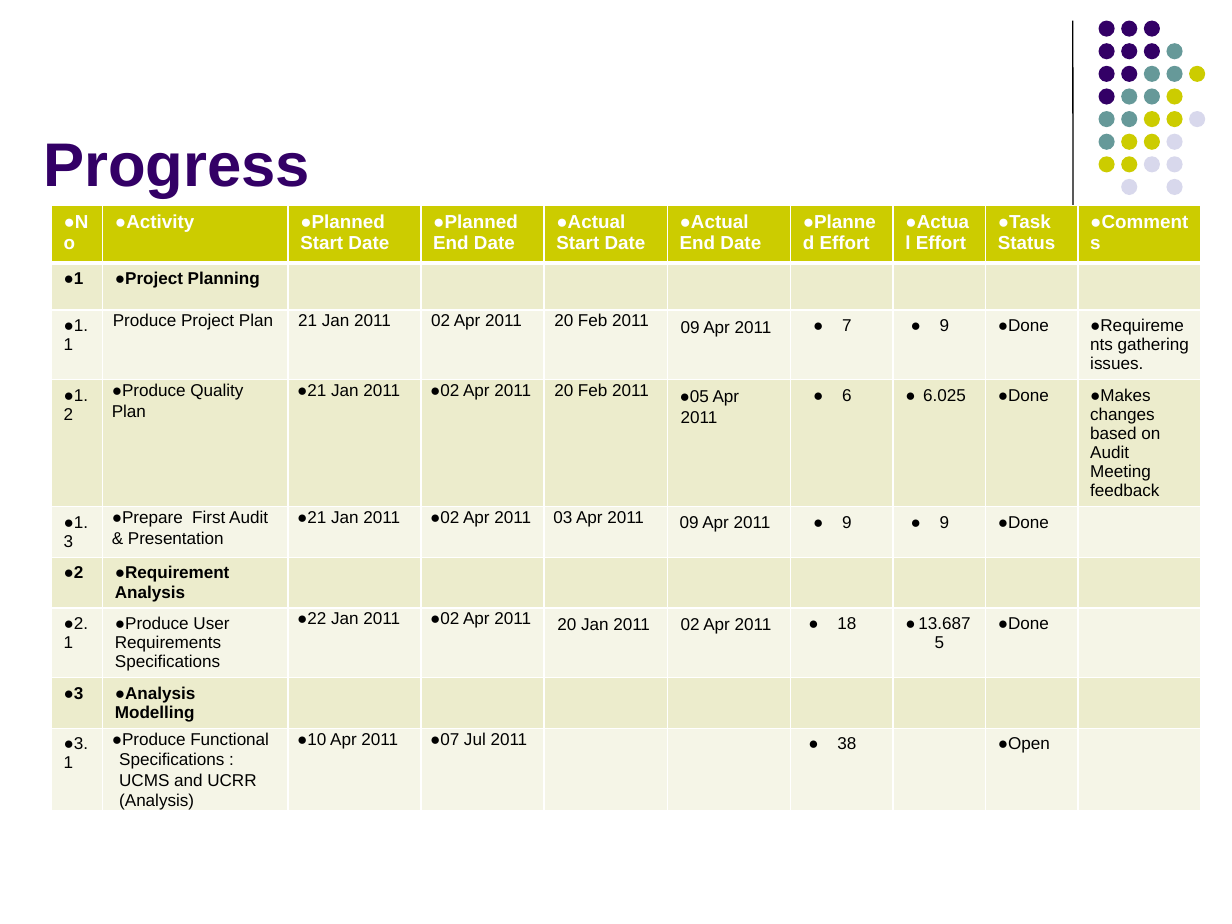
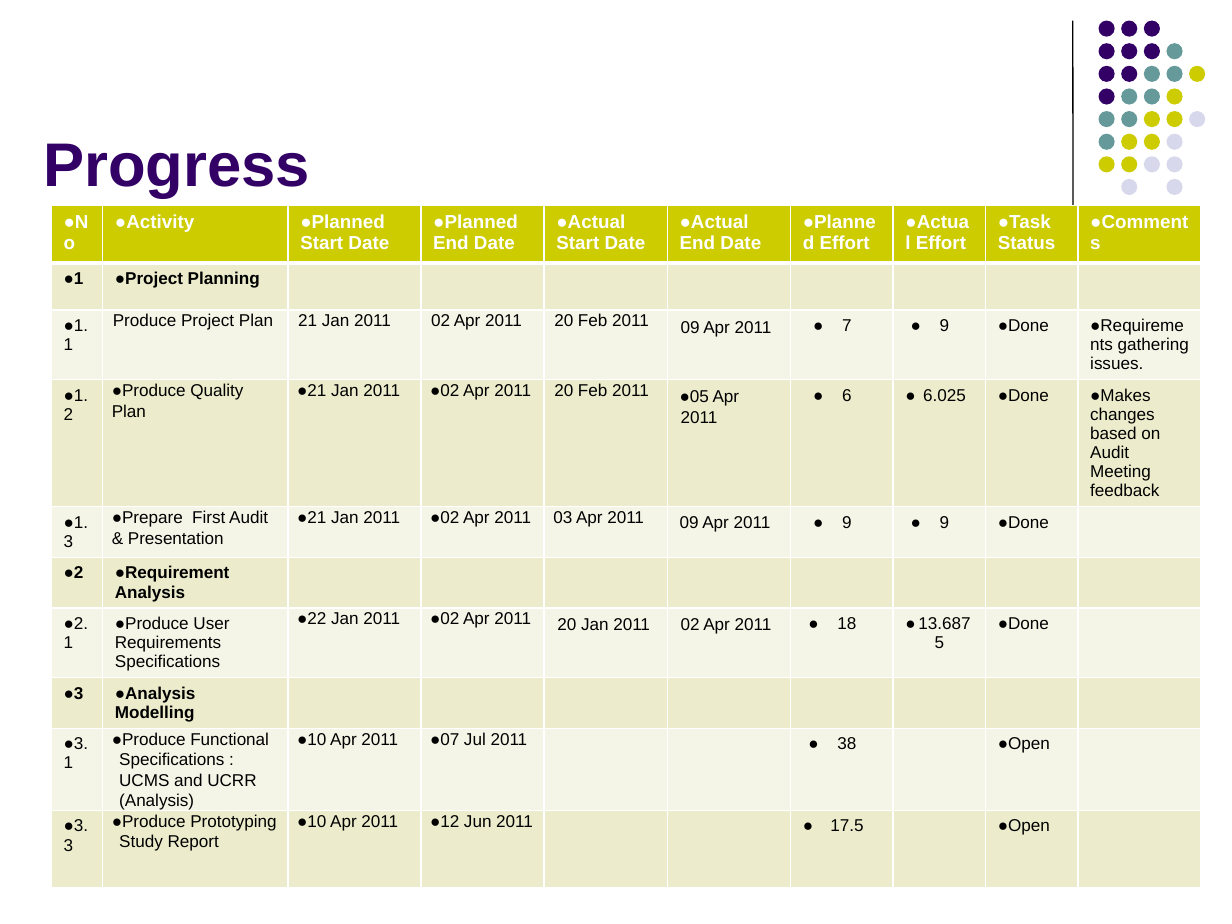
Before and after one commit to imireasa/mtech-se18-t08s, a slide deck: slide 1 of docs/W-9 Working Document/W-9.3 Presentation Slides/Phase1/vms_progress.pptx. Drawn at 1232x924 pixels with LibreOffice and Linux fonts; fonts in the diff are those of the drawing. Boxes give left, top, right and bottom in pixels: in the first picture for what was removed or moved away, otherwise in the second. Text is boxed around its words. In the diff, an @@ line names an element or a change of style, - is before the commit and + after.

Commit message:
Updates

```diff
--- a/docs/W-9 Working Document/W-9.3 Presentation Slides/Phase1/vms_progress.pptx
+++ b/docs/W-9 Working Document/W-9.3 Presentation Slides/Phase1/vms_progress.pptx
@@ table at (52, 206, 1201, 903) @@
+row 10: 3.3 | Produce Prototyping Study Report | 10 Apr 2011 | 12 Jun 2011 |  |  | 17.5 |  | Open | 
```
